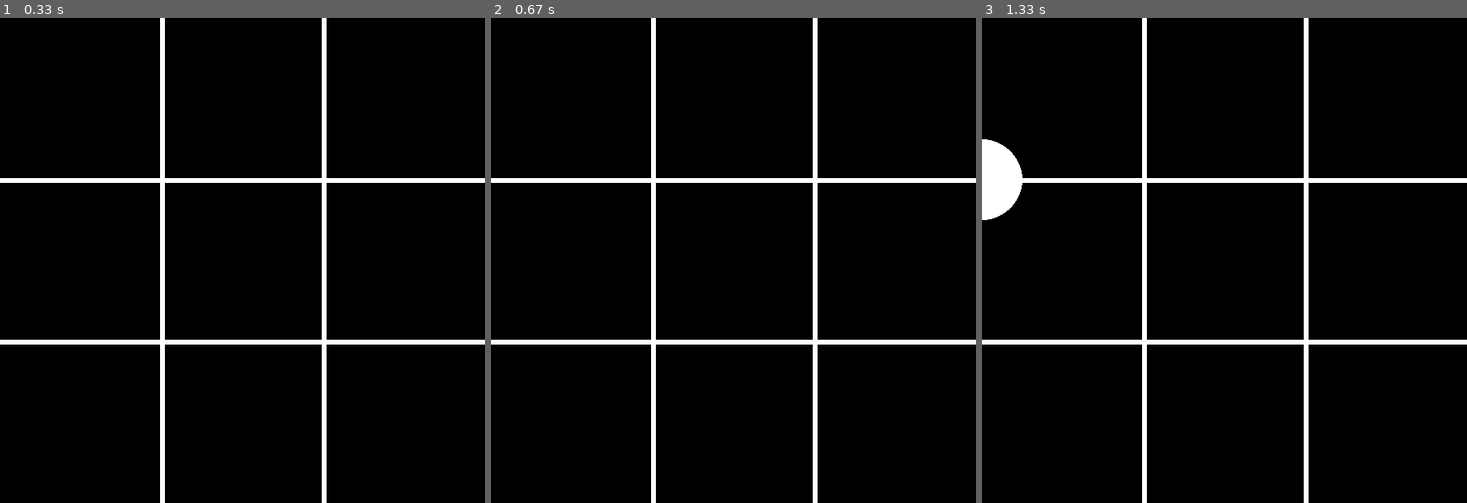
Above: before the commit, frames 1-3 (left to right).
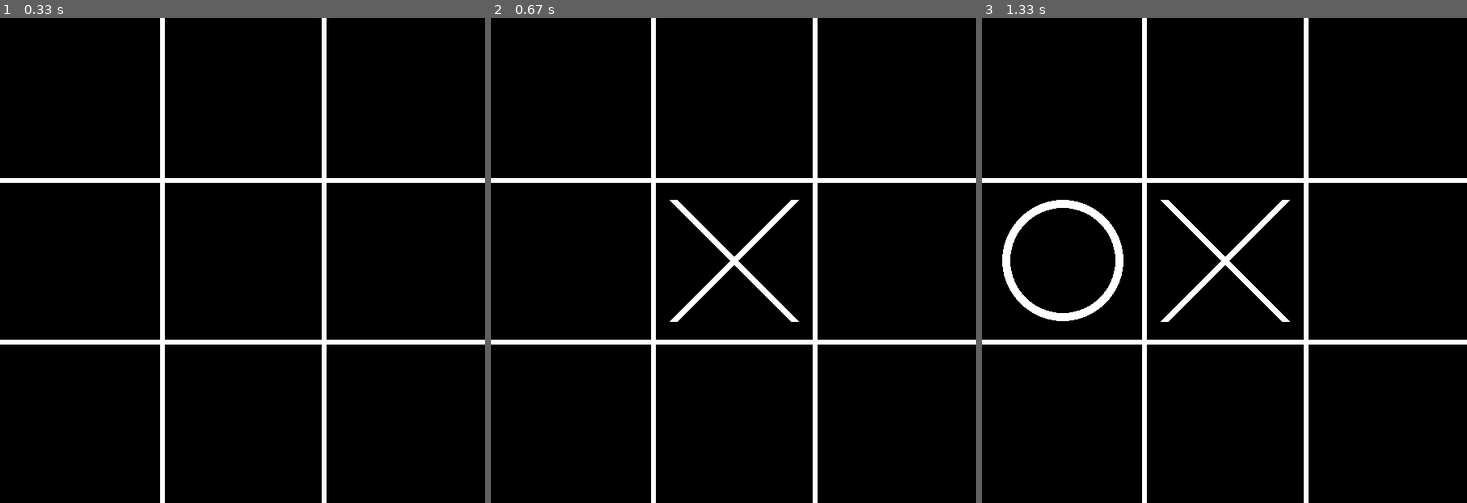
Above: after the commit, the same moments.

Repository: nanutnutna/pygame
Game: pygame game, started from main.py
Same seed, same stepped clock (60 frames per second), same inputs: the game is played once before the commit and once after it.
Inputs (mouse positions are in pixels of both pictures, inside the frame that each line leads up to):
- Up to frame 1 (0.33 s): no input
- Up to frame 2 (0.67 s): click (733, 260) at 0.38 s
- Up to frame 3 (1.33 s): click (1108, 265) at 0.72 s

Frame 1 is identical in both runs. In frame 2, 0.8% of the frame differs, in the area x 36-64%, y 37-63%; in frame 3, 3.0%, in the area x 0-64%, y 25-63%.

Commit message:
tic-tac-toe

Diff:
--- a/main.py
+++ b/main.py
@@ -7,6 +7,8 @@
 HIGHT = 600
 CH = 3
 SCALE = WIDTH/CH
+RADIUS = SCALE/2*(3/4)
+LINE_WIDTH = 10
 frame = pygame.display.set_mode((WIDTH,HIGHT))
 
 board = [[None]*CH for _ in range(CH)]
@@ -25,14 +27,19 @@
     for i in range(1,3):
         pygame.draw.line(frame,color,(0,WIDTH*i//3),(HIGHT,WIDTH*i//3),width=6)
 
-def draw_symbol(x,y,player):
+def draw_symbol(x_,y_,player):
+    point = {(0,0):(1,1),(0,1):(1,3),(0,2):(1,5),(1,0):(3,1),(1,1):(3,3),(1,2):(3,5),(2,0):(5,1),(2,1):(5,3),(2,2):(5,5)}
+    x,y = point[(x_,y_)]
     color = (255,255,255)
-    if player == "X":
-        pass
+    if player == 'O':
+        pygame.draw.circle(frame,color,(HIGHT*x//6,WIDTH*y//6),width=LINE_WIDTH,radius=RADIUS)
     else:
-        pygame.draw.circle(frame,color,(x*SCALE,y*SCALE),radius=50)
+        p1,p2 = (HIGHT*x//6,WIDTH*y//6)
+        pygame.draw.lines(frame, color, True, [(p1-RADIUS,p2-RADIUS),(p1+RADIUS,p2+RADIUS)], width=LINE_WIDTH)
+        pygame.draw.lines(frame, color, True, [(p1-RADIUS,p2+RADIUS),(p1+RADIUS,p2-RADIUS)], width=LINE_WIDTH)
 
-
+def check_win():
+    pass
 
 running = True
 draw_grid()
